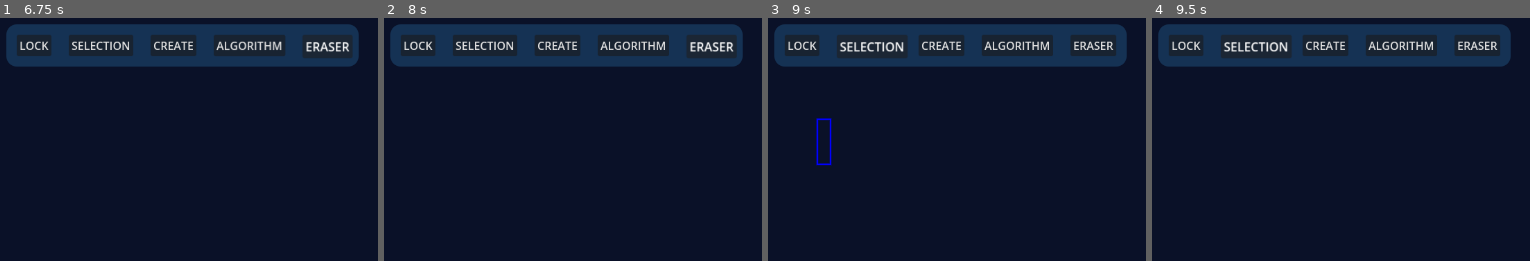
Above: before the commit, frames 1-4 (left to right).
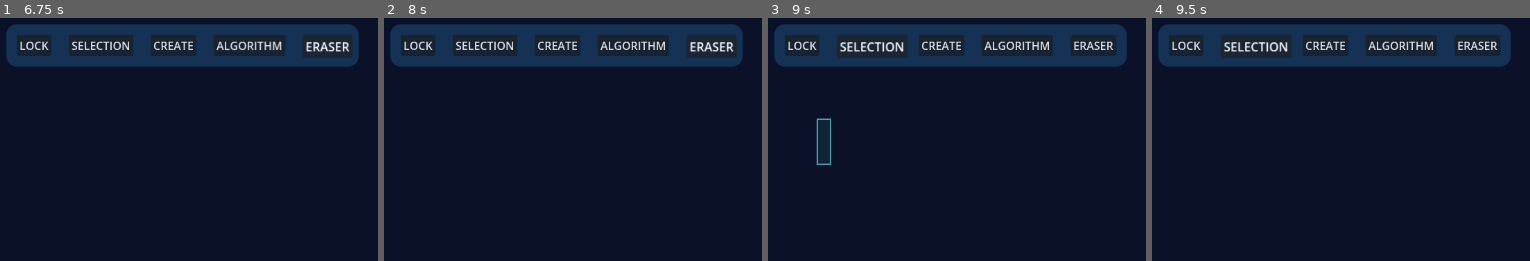
Above: after the commit, the same moments.

Repository: VerticesLTD/Graphos
Game: Godot game, scene res://main.tscn
Same seed, same stepped clock (60 frames per second), same inputs: the game is played once before the commit and once after it.
Inputs (mouse positions are in pixels of both pictures, inside the frame that each line leads up to):
- Up to frame 1 (6.75 s): click "LOCK" at 0.5 s; click "SELECTION" at 1.25 s; click "CREATE" at 2 s; click "ALGORITHM" at 2.75 s; tap Enter at 3.5, 5, 6.5 s; move the mouse to (359, 209) at 3.52 s; hold Right (ui_right) 3.53-4.25 s; hold Delete (delete) 3.53-4.25 s; click (359, 209) at 3.67 s; tap Space at 4.25, 5.75 s; drag from (22, 253) to (outside the picture) at 4.27 s; move the mouse to (260, 132) at 5.02 s; hold Right (ui_right) 5.03-5.75 s; tap B at 5.1 s; click (260, 132) at 5.17 s; drag from (outside the picture) to (outside the picture) at 5.77 s; move the mouse to (outside the picture) at 6.52 s; hold Left (ui_left) from 6.53 s (still down); tap E at 6.6 s; click (outside the picture) at 6.67 s
- Up to frame 2 (8 s): release Left (ui_left) at 7.25 s; tap Space at 7.25 s; drag from (outside the picture) to (448, 120) at 7.27 s
- Up to frame 3 (9 s): move the mouse to (991, 231) at 8.02 s; hold S 8.03-8.75 s; hold Ctrl 8.03-8.75 s; click (991, 231) at 8.17 s; drag from (832, 120) to (790, 253) at 8.77 s
- Up to frame 4 (9.5 s): no input

Frames 1-2 are identical in both runs. In frame 3, 0.3% of the frame differs, in the area x 12-17%, y 41-61%; in frame 4, nothing differs.

Commit message:
Improve selection rectangle appearance

Diff:
--- a/scripts/utils/globals.gd
+++ b/scripts/utils/globals.gd
@@ -41,6 +41,11 @@
 const EDGE_COLOR = Color("FEFCFB")
 const EDGE_WIDTH = 5.0
 
+# Selection rectangle
+const SELECTION_BORDER_WIDTH: float = 2.0
+const SELECTION_BORDER_COLOR: Color = Color("4da1a9")
+const SELECTION_FILL_COLOR: Color = Color8(77, 161, 169,30)
+
 # ------------
 # Input constants
 # ------------
--- a/ui/selection/selection_rectangle_view.gd
+++ b/ui/selection/selection_rectangle_view.gd
@@ -1,28 +1,22 @@
 extends Node2D
 class_name UISelectionRect
 
-const WIDTH = 1.0
-const REC_COLOR = Color.BLUE
-
-## 2 Points to draw the rectangle by
-var initial_click_position : Vector2
-var current_mouse_position : Vector2
+var initial_click_position: Vector2
+var current_mouse_position: Vector2
 var rectangle: Rect2
 
 func _ready() -> void:
 	initial_click_position = get_global_mouse_position()
 
 func _process(_delta: float) -> void:
-	# Updating mouse position
 	current_mouse_position = get_global_mouse_position()
-
-	# Calculating selection rectangle
-	rectangle = Rect2(initial_click_position,current_mouse_position - initial_click_position).abs()
-
-	# updating the global selection area for other nodes to get
-	Globals.selection_rectangle = Rect2(rectangle)
-
+	# Calculate Rect2 and normalize negative sizes using abs()
+	rectangle = Rect2(initial_click_position, current_mouse_position - initial_click_position).abs()
+	Globals.selection_rectangle = rectangle
 	queue_redraw()
 
 func _draw() -> void:
-	draw_rect(rectangle,REC_COLOR,false,WIDTH,true)
+	# Draw the semi-transparent fill
+	draw_rect(rectangle, Globals.SELECTION_FILL_COLOR, true)
+
+	draw_rect(rectangle, Globals.SELECTION_BORDER_COLOR, false, Globals.SELECTION_BORDER_WIDTH)
